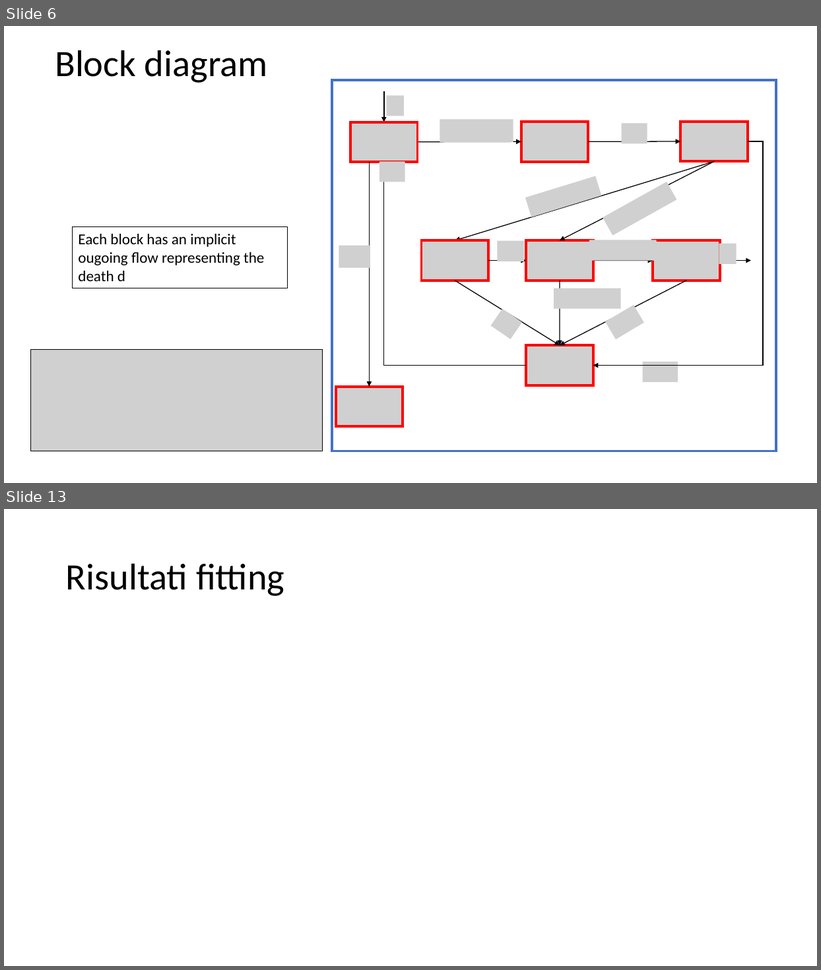
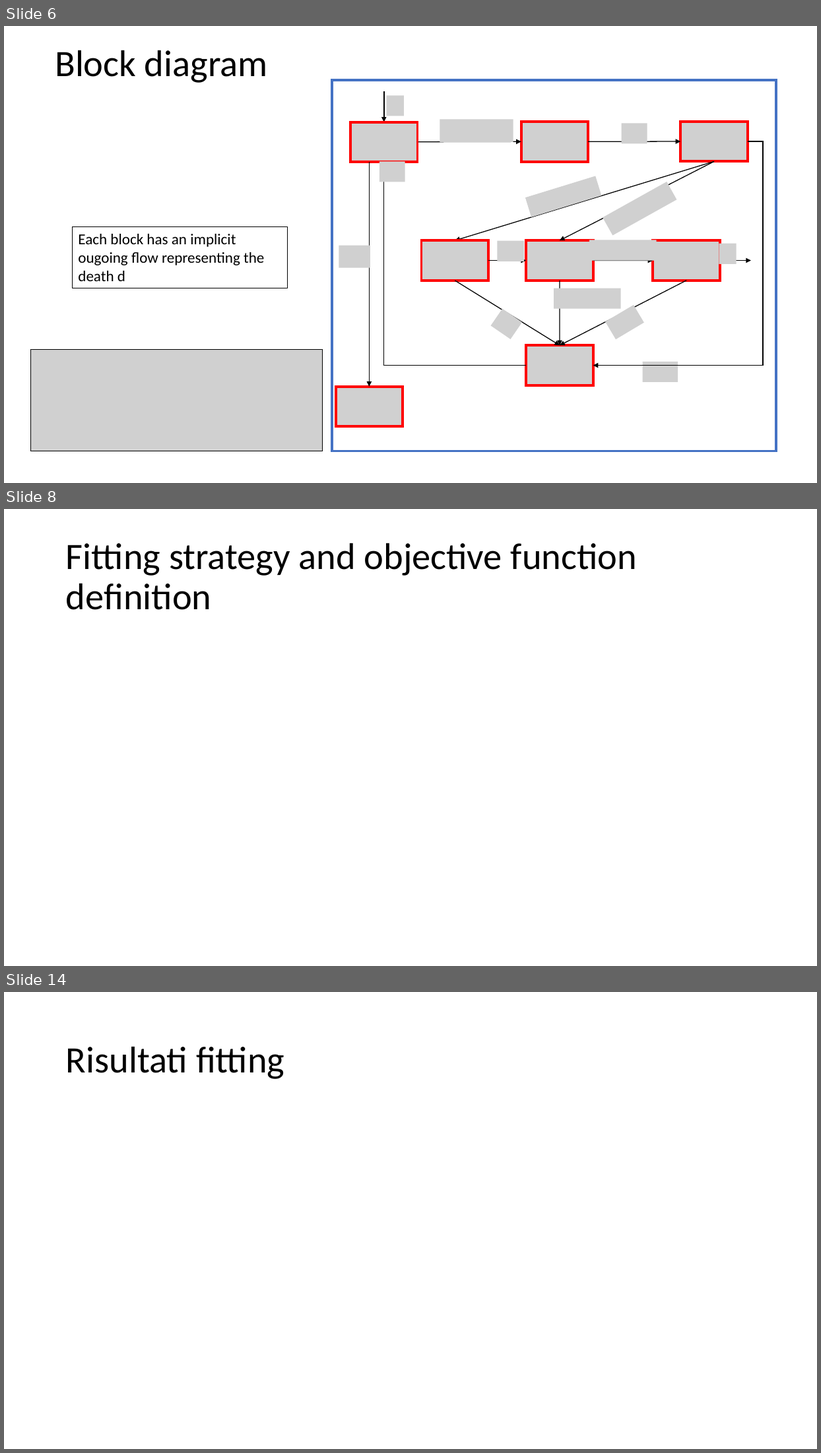
Before and after one commit to spbisc97/covid-optimal-control, a slide deck: PowerPoint/Optimal control strategies to prevent the hospital beds collapse during COVID-19 outbreak.pptx. Shown one above the other, each under a label of ours: slides 6 and 13 before the commit, slides 6, 8 and 14 after it; the slides between them are not shown. The pictures are 821x970 and 821x1453 pixels, drawn with LibreOffice and Linux fonts; fonts in the diff are those of the drawing; grey boxes stand for pictures. Boxes give left, top, right and bottom in pixels: in the first picture for what was removed or moved away, otherwise in the second. Text is boxed around its words. In the diff, an @@ line names an element or a change of style, - is before the commit and + after.

```diff
--- a/PowerPoint/Optimal control strategies to prevent the hospital beds collapse during COVID-19 outbreak.pptx
+++ b/PowerPoint/Optimal control strategies to prevent the hospital beds collapse during COVID-19 outbreak.pptx
@@ slide 8 added at (4,509,817,966), background #FFFFFF @@
@@ title added at (66,543,637,610), 44 pt, text #000000 @@
+Fitting strategy and objective function definition
@@ what was slide 13 is now slide 14 @@
```
Also in this commit, not shown: 2 slides changed, 4 other slides added, 4 slides removed, 1 other file.
